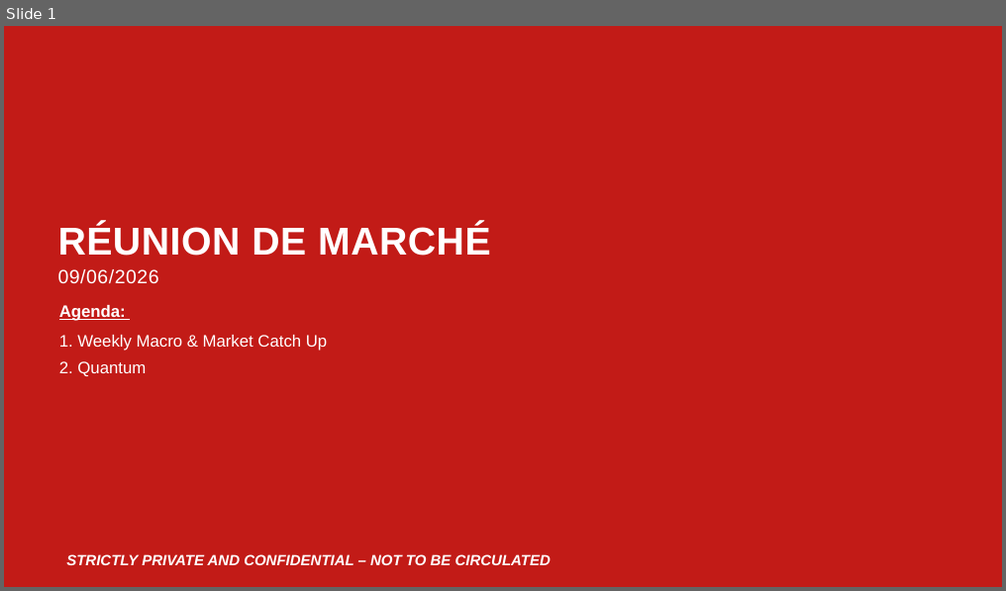
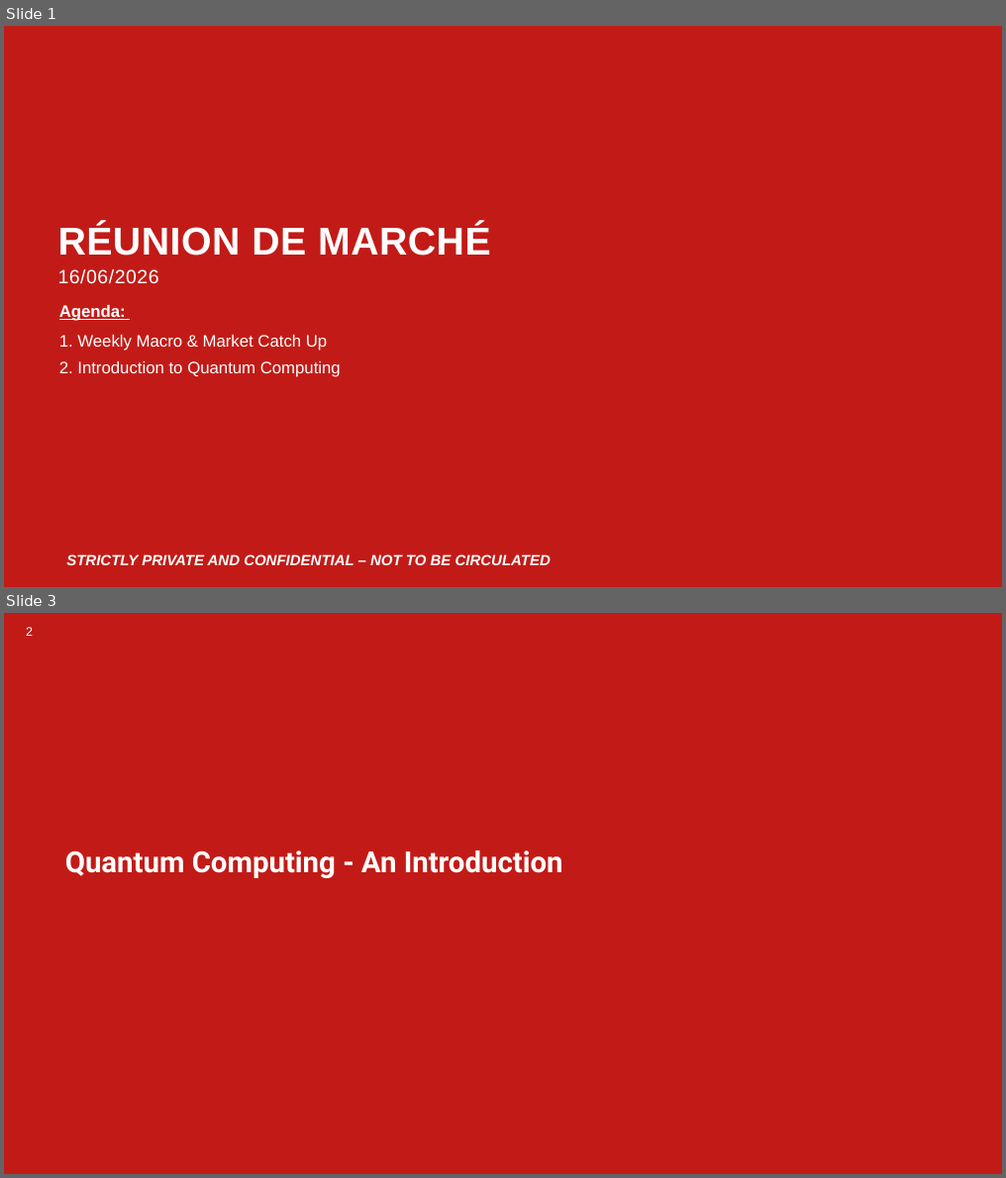
Before and after one commit to yessinemx/Quantum-Computing, a slide deck: Réunion de marché 16062026.pptx. Shown one above the other, each under a label of ours: slide 1 before the commit, slides 1 and 3 after it; the slides between them are not shown. The pictures are 1006x591 and 1006x1178 pixels, drawn with LibreOffice and Linux fonts; fonts in the diff are those of the drawing; background and template pictures are left out. Boxes give left, top, right and bottom in pixels: in the first picture for what was removed or moved away, otherwise in the second. Text is boxed around its words. In the diff, an @@ line names an element or a change of style, - is before the commit and + after.

```diff
--- a/Réunion de marché 16062026.pptx
+++ b/Réunion de marché 16062026.pptx
@@ slide 3 added at box(4, 613, 1002, 1174), background picture (left out) @@
@@ text added at box(26, 627, 33, 636), 12 pt, text #FFFFFF @@
+2
@@ title added at box(65, 851, 563, 878), 28 pt, text #FFFFFF, bold @@
+Quantum Computing - An Introduction
@@ slide 1 changed as well @@
@@ text at box(58, 270, 159, 284): text changed @@
-09/06/2026
+16/06/2026
@@ text at box(59, 362, 341, 377): text changed @@
-2. Quantum
+2. Introduction to Quantum Computing
```
Also in this commit, not shown: 1 other slide changed, 14 other slides added.
